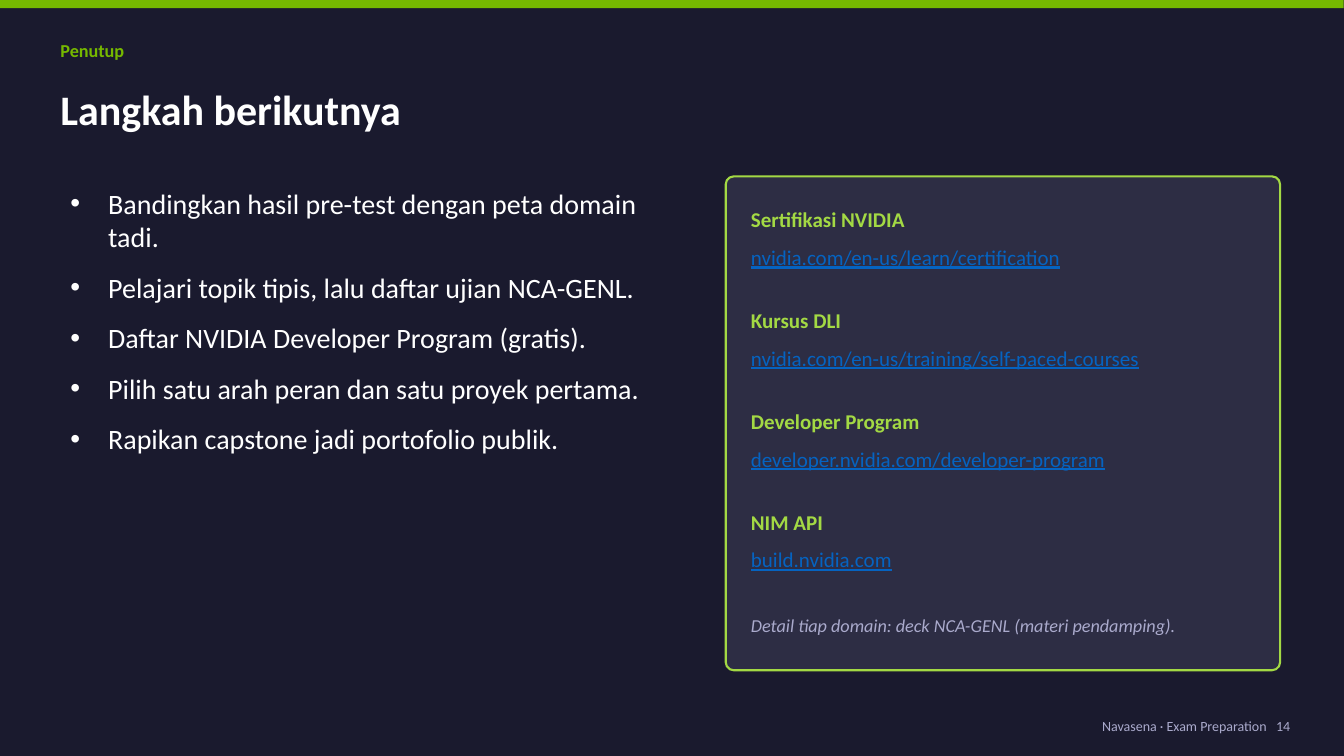
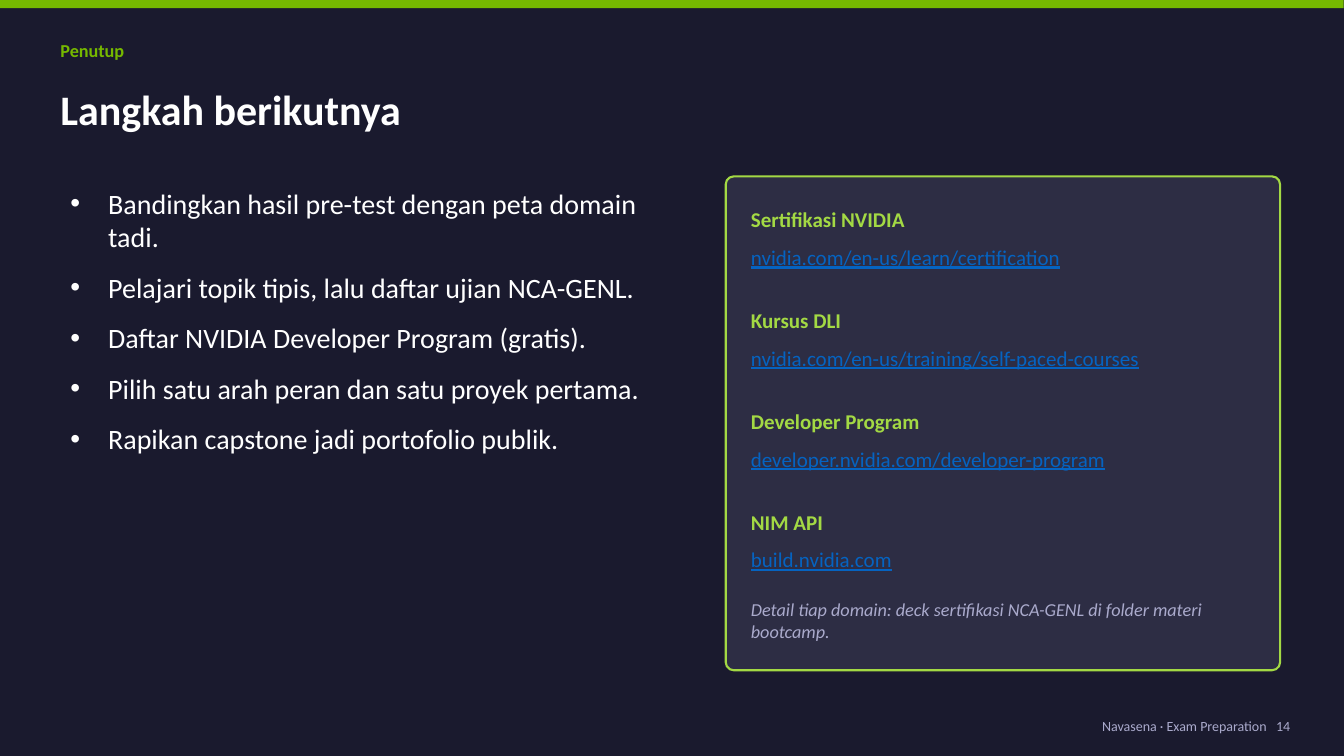
Before and after one commit to chmdznr/navasena-gen-ml-course, a slide deck: slide 14 of docs/exam_prep_slides/exam_prep.pptx. Drawn at 1344x756 pixels with LibreOffice and Linux fonts; fonts in the diff are those of the drawing. Boxes give left, top, right and bottom in pixels: in the first picture for what was removed or moved away, otherwise in the second. Text is boxed around its words. In the diff, an @@ line names an element or a change of style, - is before the commit and + after.

```diff
--- a/docs/exam_prep_slides/exam_prep.pptx
+++ b/docs/exam_prep_slides/exam_prep.pptx
@@ text at <box>751,603,1202,641</box>: text changed @@
-Detail tiap domain: deck NCA-GENL (materi pendamping).
+Detail tiap domain: deck sertifikasi NCA-GENL di folder materi bootcamp.
```
Also in this commit, not shown: 4 other slides changed, 1 other file.
